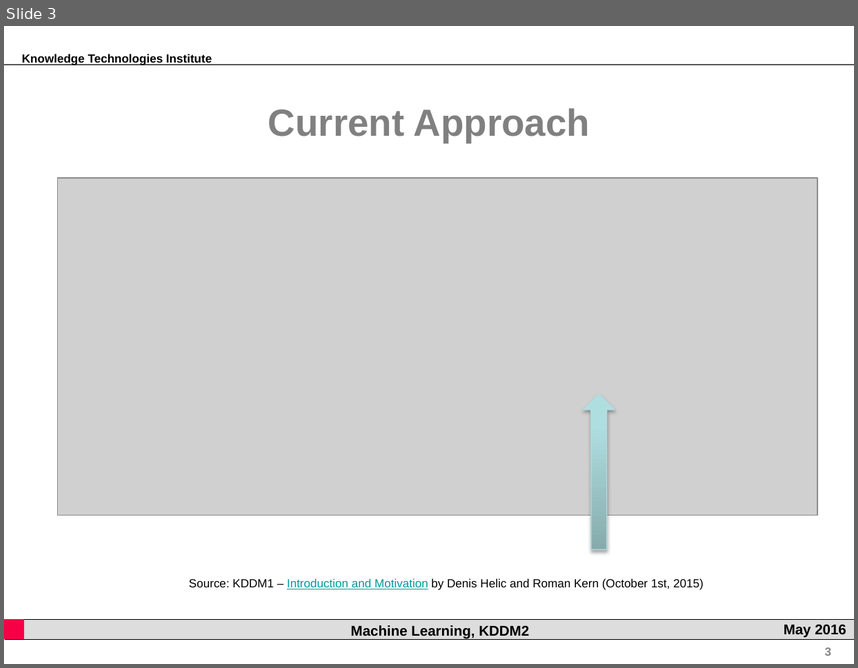
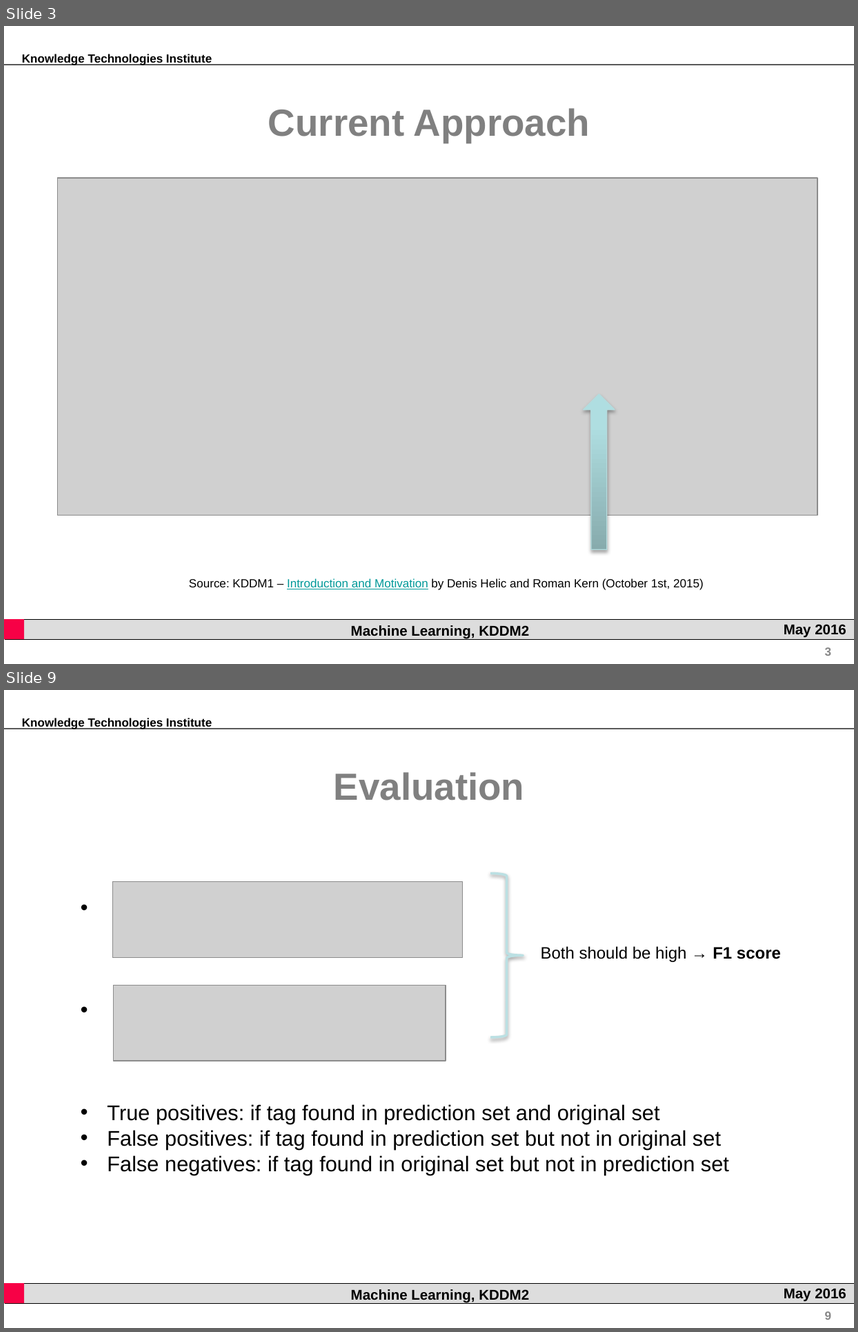
Before and after one commit to rsamer/MLSE, a slide deck: presentation/interim/Presentation.pptx. Shown one above the other, each under a label of ours: slide 3 before the commit, slides 3 and 9 after it; the slides between them are not shown. The pictures are 858x668 and 858x1332 pixels, drawn with LibreOffice and Linux fonts; fonts in the diff are those of the drawing; grey boxes stand for pictures; background and template pictures are left out. Boxes give left, top, right and bottom in pixels: in the first picture for what was removed or moved away, otherwise in the second. Text is boxed around its words. In the diff, an @@ line names an element or a change of style, - is before the commit and + after.

```diff
--- a/presentation/interim/Presentation.pptx
+++ b/presentation/interim/Presentation.pptx
@@ slide 9 added at [4,690,854,1328], background #FFFFFF; not listed: 7 template elements that a slide beside it also shows @@
@@ text added at [334,772,525,800], 32 pt, text #808080, bold @@
+Evaluation
@@ right brace added at [490,874,523,1038], outline #BBE0E3 2 pt @@
@@ picture added at [113,881,463,957] @@
@@ text added at [541,946,781,962], 14 pt, text #000000 @@
+Both should be high → F1 score
@@ picture added at [113,985,445,1061] @@
@@ text added at [107,1104,729,1174], 18 pt, text #000000 @@
+• True positives: if tag found in prediction set and original set
+• False positives: if tag found in prediction set but not in original set
+• False negatives: if tag found in original set but not in prediction set
```
Also in this commit, not shown: 4 slides changed, 5 other slides added, 7 slides removed.
